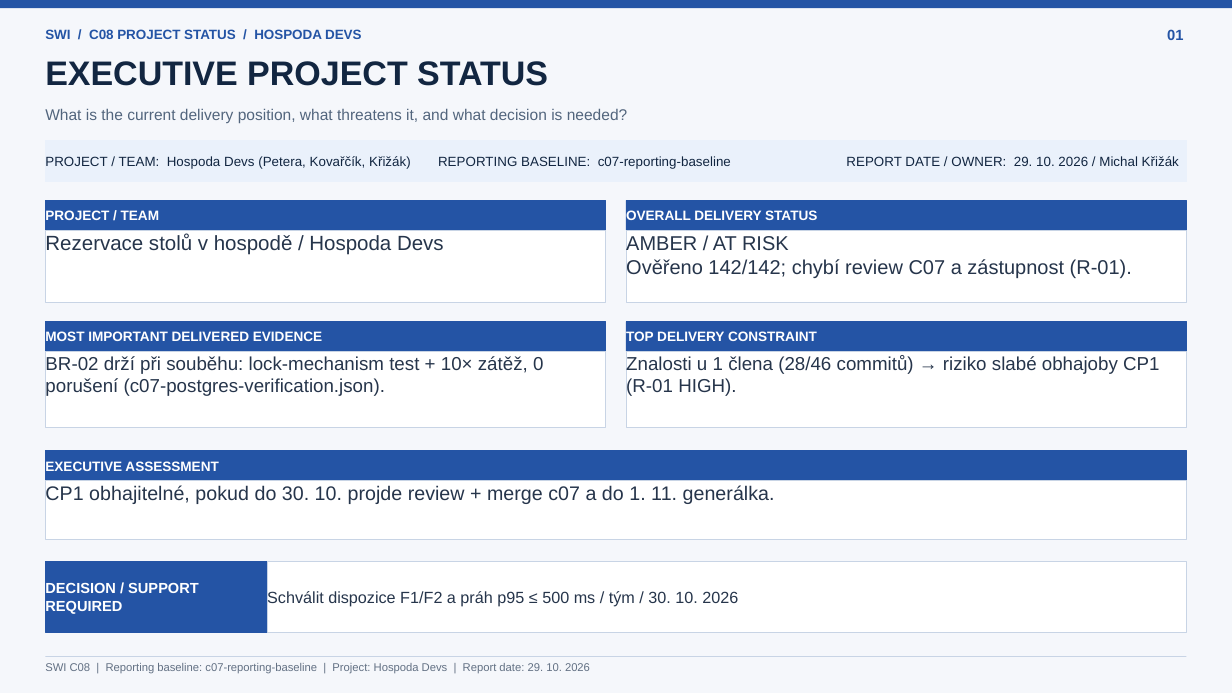
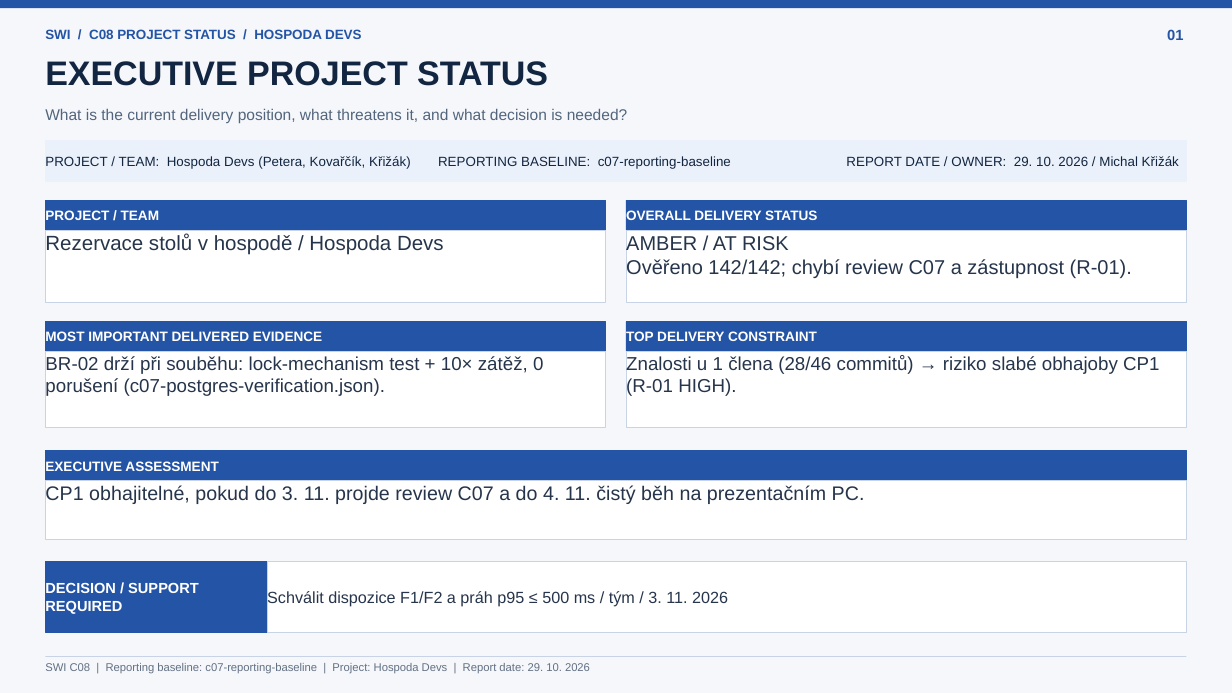
Before and after one commit to jaroslavpetera/swi_project, a slide deck: slide 1 of docs/c08-project-status.pptx. Drawn at 1232x693 pixels with LibreOffice and Linux fonts; fonts in the diff are those of the drawing. Boxes give left, top, right and bottom in pixels: in the first picture for what was removed or moved away, otherwise in the second. Text is boxed around its words. In the diff, an @@ line names an element or a change of style, - is before the commit and + after.

```diff
--- a/docs/c08-project-status.pptx
+++ b/docs/c08-project-status.pptx
@@ text in rectangle at [45,485,865,505]: text changed @@
-CP1 obhajitelné, pokud do 30. 10. projde review + merge c07 a do 1. 11. generálka.
+CP1 obhajitelné, pokud do 3. 11. projde review C07 a do 4. 11. čistý běh na prezentačním PC.
@@ text in rectangle at [267,590,728,607]: text changed @@
-Schválit dispozice F1/F2 a práh p95 ≤ 500 ms / tým / 30. 10. 2026
+Schválit dispozice F1/F2 a práh p95 ≤ 500 ms / tým / 3. 11. 2026
```
Also in this commit, not shown: 4 other slides changed.
